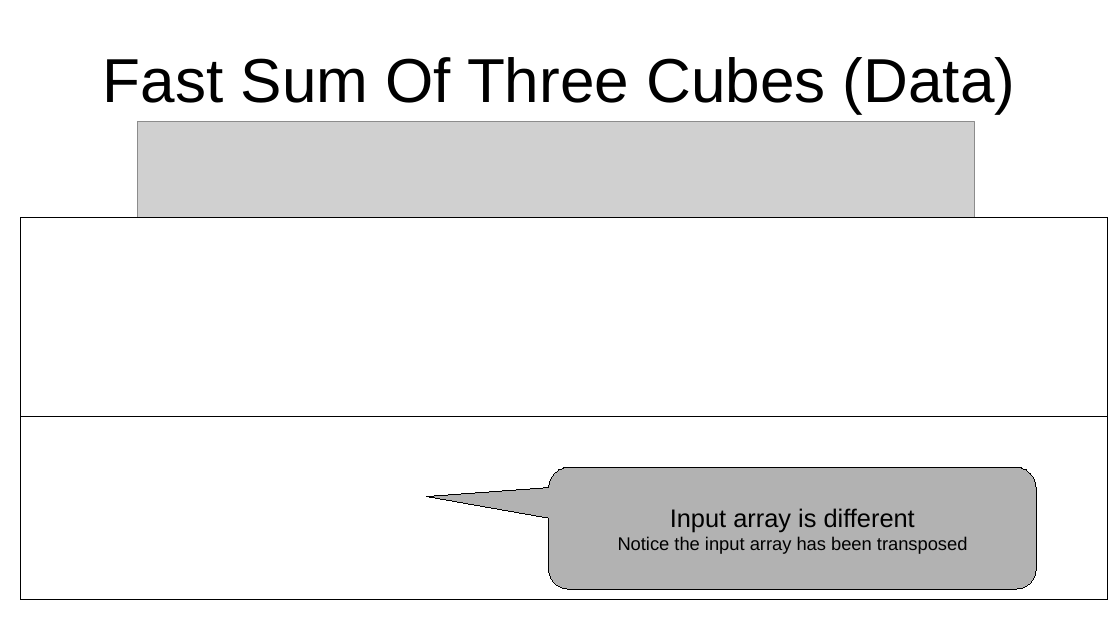
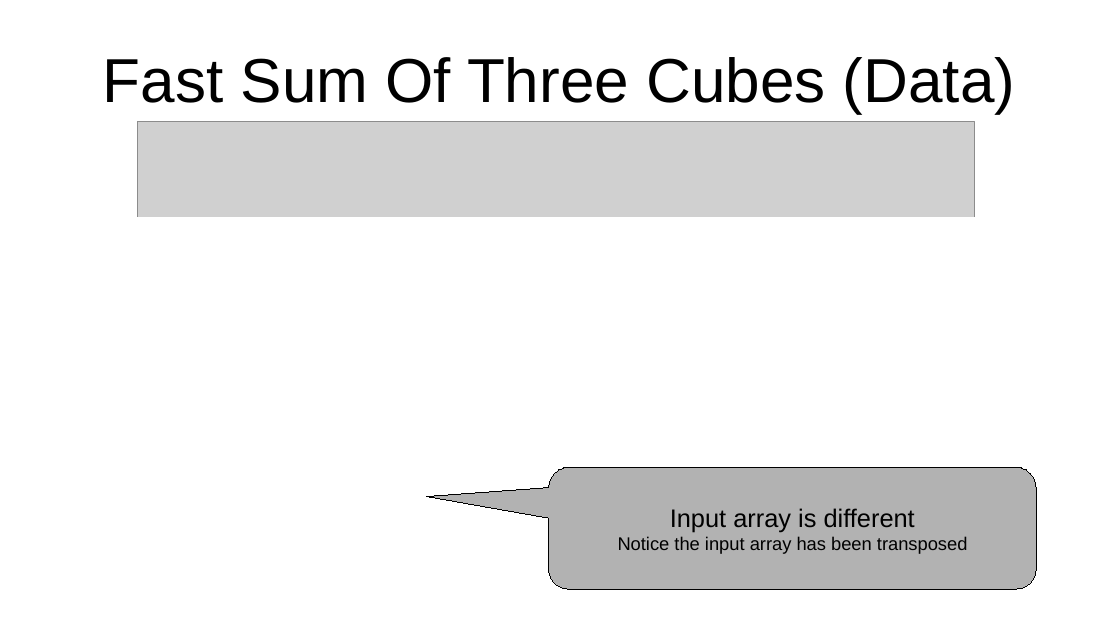
Before and after one commit to connor-makowski/pycelerator, a slide deck: slide 16 of pycelerator.odp. Drawn at 1120x630 pixels with LibreOffice and Linux fonts; fonts in the diff are those of the drawing; grey boxes stand for pictures. Boxes give left, top, right and bottom in pixels: in the first picture for what was removed or moved away, otherwise in the second. Text is boxed around its words. In the diff, an @@ line names an element or a change of style, - is before the commit and + after.

```diff
--- a/pycelerator.odp
+++ b/pycelerator.odp
@@ rectangle at bbox=[20, 217, 1108, 417]: outline #000000 0 pt to #FFFFFF 0 pt @@
@@ rectangle at bbox=[20, 417, 1108, 600]: outline #000000 0 pt to #FFFFFF 0 pt @@
```
Also in this commit, not shown: 12 other slides changed, 1 other file.
